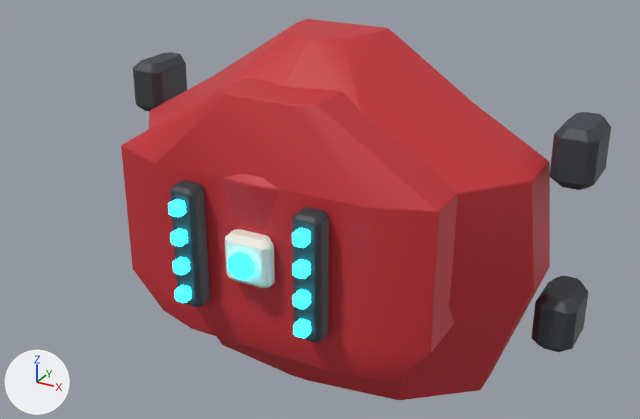
Before and after pictures for a commit that changed the FBX model Assets/Resources/ClamshellMeshes/ShoulderFront_Set10_Aegis.fbx.
Both versions are drawn from a 50 mm camera at (0.392, -0.767, 0.355) aimed at (0.024, -0.098, 0.021). The axes (+X, +Y, +Z) are drawn at lower left. The lights are the same throughout. The picture after the commit comes second. Where no turn or scale is listed for an object, it has been applied to the vertices.

Objects in the first picture: 'ShoulderFront_Set10_Aegis'.
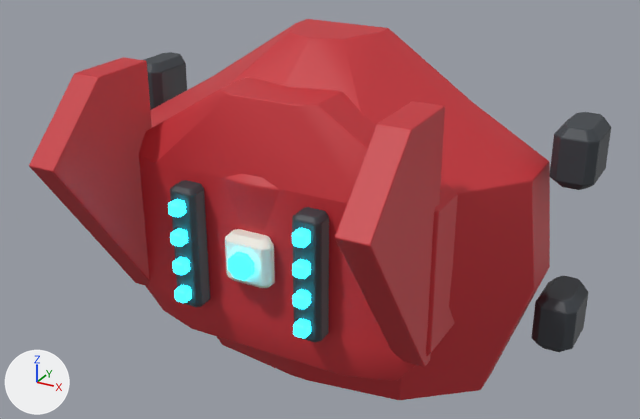
Where the change shows, as pixel boxes [x1, y1, x2, y2] in the pictures (640 x 419 px):
'ShoulderFront_Set10_Aegis', reshaped (19% wider): before [121, 19, 611, 400]; after [29, 19, 611, 400]
part 1 of me_shoulderfront_set10_aegis_001, added (red): after [29, 57, 152, 286]
part 2 of me_shoulderfront_set10_aegis_001, added (red): after [335, 101, 445, 367]

What the commit changed:
me_shoulderfront_set10_aegis_001 is used by ob_shoulderfront_set10_aegis; location (0.0, 0.0, 0.0).
me_shoulderfront_set10_aegis_001 had 3420 vertices, 3314 faces and spanned x -0.255..0.255, y -0.207..0.03, z -0.175..0.175.
me_shoulderfront_set10_aegis_001 now has 3572 vertices, 3462 faces and spans x -0.255..0.255, y -0.273..0.03, z -0.175..0.175.
me_shoulderfront_set10_aegis_001 part 1: a new loose piece of 76 vertices spanning x -0.159..-0.131, y -0.273..-0.144, z -0.077..0.154, in mat_shell (red #c83038).
me_shoulderfront_set10_aegis_001 part 2: a new loose piece of 76 vertices spanning x 0.131..0.159, y -0.273..-0.144, z -0.077..0.154, in mat_shell (red #c83038).
